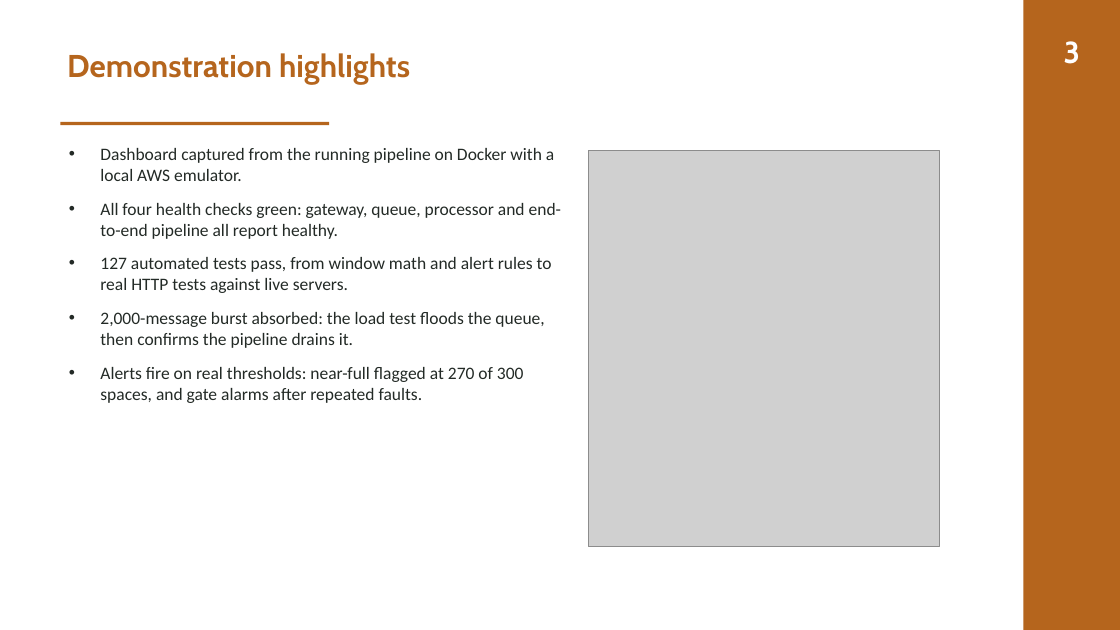
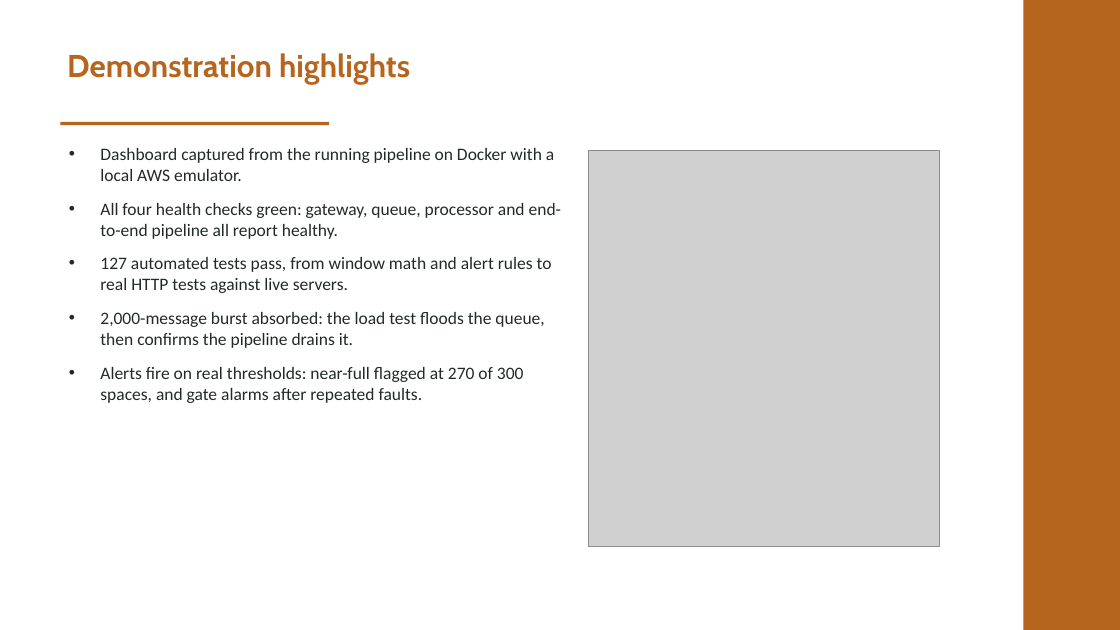
Before and after one commit to valletivarish/FEC_version_2, a slide deck: slide 4 of ppt/smart-parking-management.pptx. Drawn at 1120x630 pixels with LibreOffice and Linux fonts; fonts in the diff are those of the drawing; grey boxes stand for pictures. Boxes give left, top, right and bottom in pixels: in the first picture for what was removed or moved away, otherwise in the second. Text is boxed around its words. In the diff, an @@ line names an element or a change of style, - is before the commit and + after.

```diff
--- a/ppt/smart-parking-management.pptx
+++ b/ppt/smart-parking-management.pptx
@@ text removed at [1064,41,1080,64] @@
-3
```
Also in this commit, not shown: 4 other slides changed.
